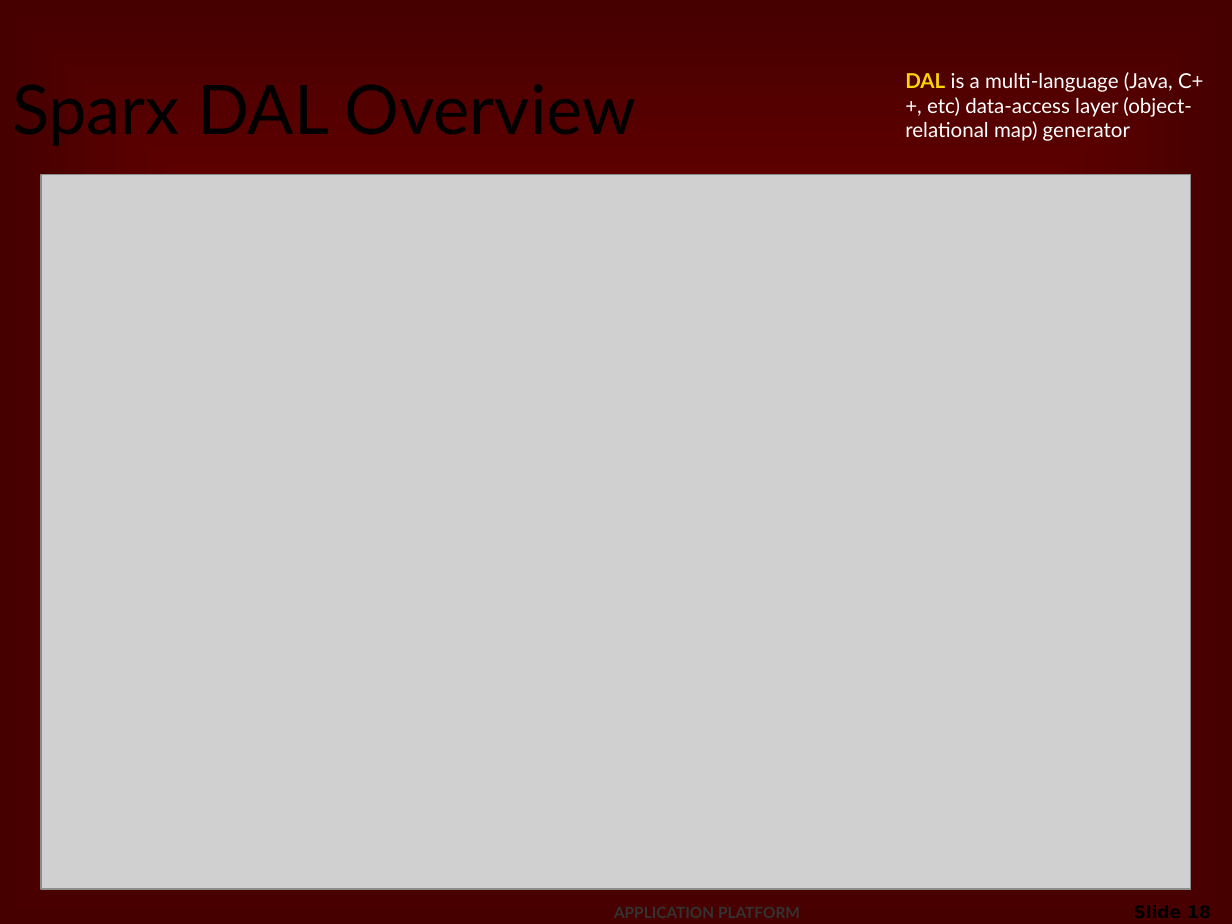
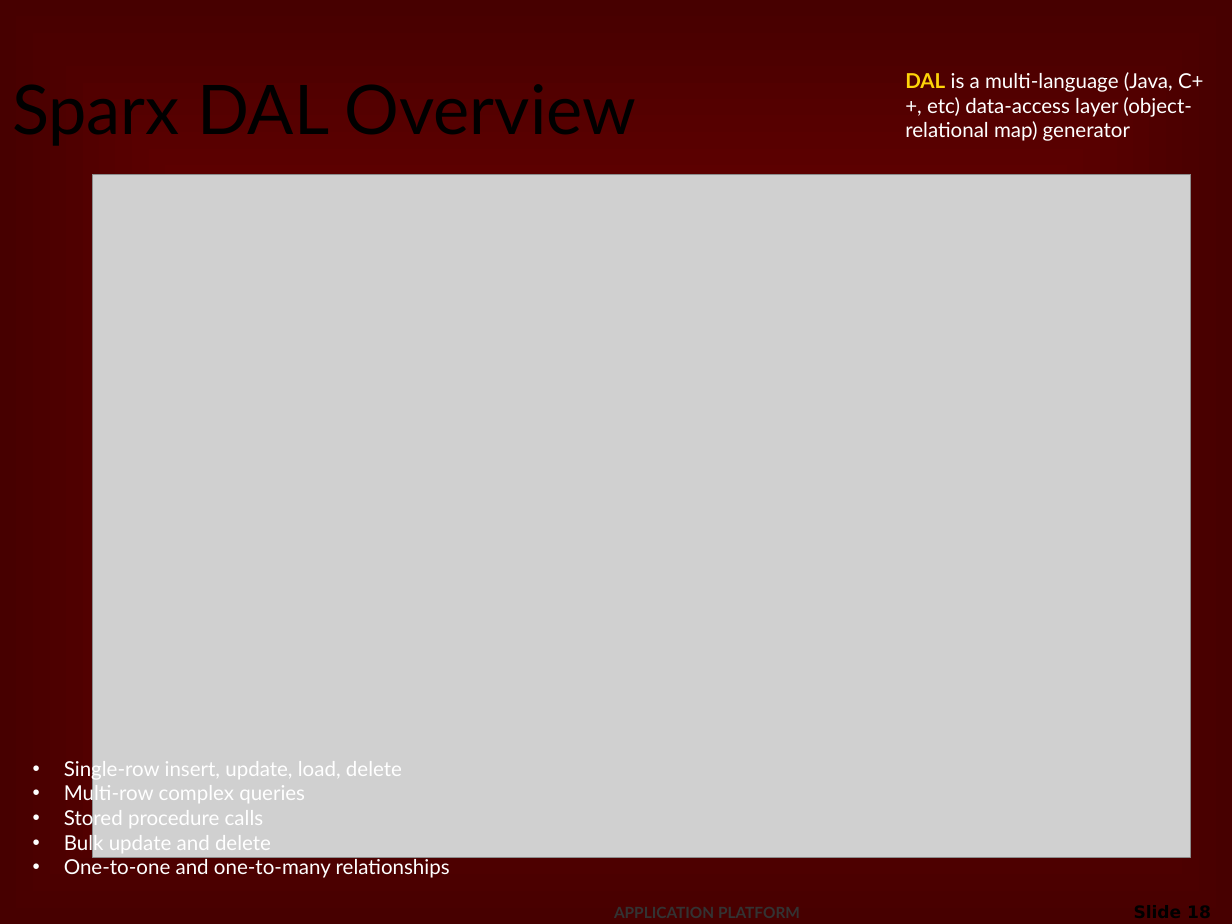
Before and after one commit to netspective/sparx-2001, a slide deck: slide 18 of Sparx/web-shared/docs/project/Introduction_to_Sparx.ppt. Drawn at 1232x924 pixels with LibreOffice and Linux fonts; fonts in the diff are those of the drawing; grey boxes stand for pictures; background and template pictures are left out. Boxes give left, top, right and bottom in pixels: in the first picture for what was removed or moved away, otherwise in the second. Text is boxed around its words. In the diff, an @@ line names an element or a change of style, - is before the commit and + after.

```diff
--- a/Sparx/web-shared/docs/project/Introduction_to_Sparx.ppt
+++ b/Sparx/web-shared/docs/project/Introduction_to_Sparx.ppt
@@ picture: place and size @@
-picture at [41, 175, 1190, 890]
+picture at [92, 175, 1191, 857]
@@ text added at [64, 758, 450, 878], 12 pt, text #FFFFFF @@
+• Single-row insert, update, load, delete
+• Multi-row complex queries
+• Stored procedure calls
+• Bulk update and delete
+• One-to-one and one-to-many relationships
```
Also in this commit, not shown: 1 other file.
